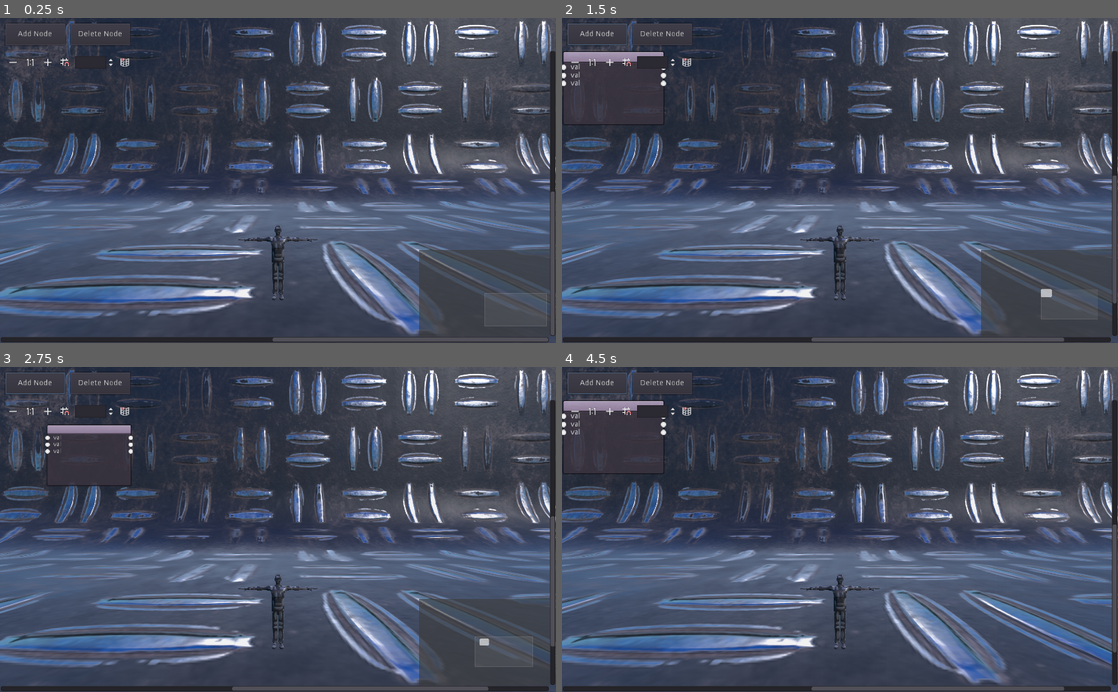
Above: before the commit, frames 1-4 (two rows, left to right).
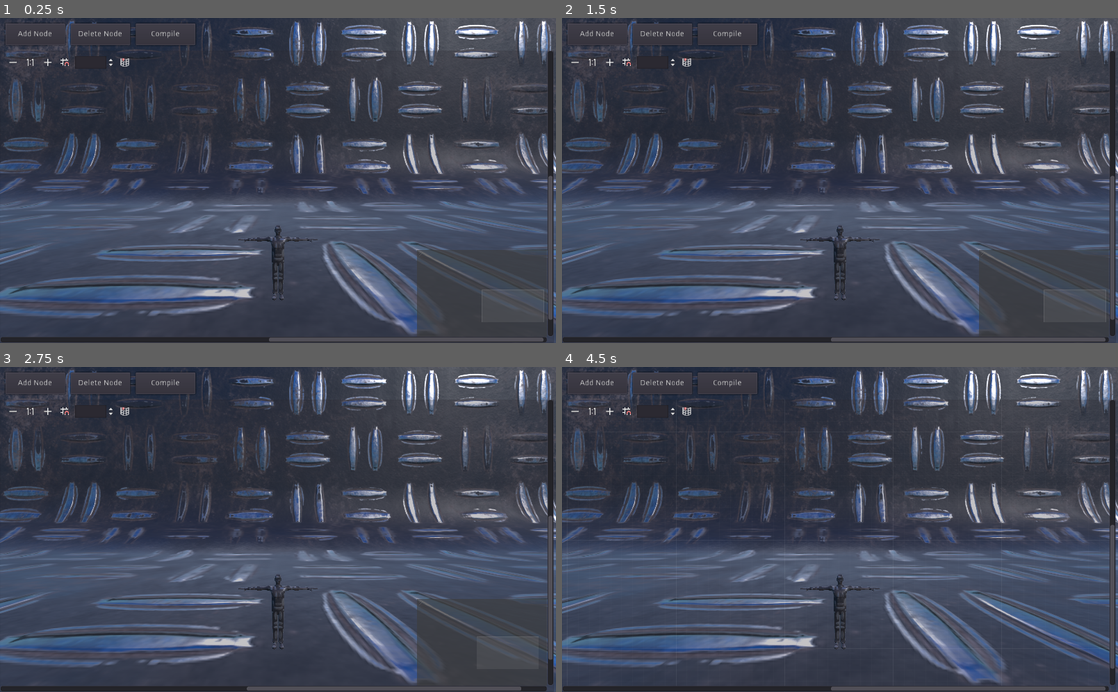
Above: after the commit, the same moments.

Repository: LAK132/GameGame
Game: Godot game, scene res://World.tscn
Same seed, same stepped clock (60 frames per second), same inputs: the game is played once before the commit and once after it.
Inputs (mouse positions are in pixels of both pictures, inside the frame that each line leads up to):
- Up to frame 1 (0.25 s): no input
- Up to frame 2 (1.5 s): click "Add Node" at 0.5 s; click (728, 34) at 1.25 s, where only the run after the commit has a clickable "Compile"
- Up to frame 3 (2.75 s): click (11, 412) at 2 s
- Up to frame 4 (4.5 s): click (612, 412) at 2.75 s; click (628, 412) at 3.5 s; click (684, 412) at 4.25 s

The runs differ from the first frame. In frame 1, 8.9% of the frame differs, in the area x 0-100%, y 1-100%; in frame 2, 9.9%; in frame 3, 9.7%; in frame 4, 11%.
Error after the commit: Parse Error: Too few arguments for "add_socket()" call. Expected at least 3. (res://nodeeditor/Node.gd:45)

Commit message:
Add nodes

Diff:
--- a/Godot/nodeeditor/NodeEditor.gd
+++ b/Godot/NodeEditor.gd
@@ -4,12 +4,9 @@
 
 func _ready():
 	graph_edit = get_child(0)
-	pass
-
-func _on_AddNode_pressed():
-	graph_edit.add_base()
-	pass # replace with function body
 
 func _on_DeleteNode_pressed():
 	graph_edit.remove_selected()
-	pass # replace with function body
+
+func _on_Compile_pressed():
+	graph_edit.compile()
--- /dev/null
+++ b/Godot/NodeEditor.tscn
@@ -0,0 +1,124 @@
+[gd_scene load_steps=4 format=2]
+
+[ext_resource path="res://NodeEditor.gd" type="Script" id=1]
+[ext_resource path="res://nodeeditor/Editor.tscn" type="PackedScene" id=2]
+
+[sub_resource type="GDScript" id=1]
+
+script/source = "extends MenuButton
+
+var popup
+var editor
+
+func _ready():
+	editor = get_node(\"../GraphEdit\")
+	popup = get_popup()
+	popup.add_item(\"Add\", 0)
+	popup.add_item(\"Subtract\", 1)
+	popup.add_item(\"Multiply\", 2)
+	popup.add_item(\"Divide\", 3)
+	popup.add_item(\"Switch\", 4)
+	popup.connect(\"id_pressed\", self, \"_on_item_pressed\")
+
+func _on_item_pressed(ID):
+	editor.add_node(ID)
+"
+
+[node name="NodeEditor" type="CanvasLayer" index="0"]
+
+layer = 1
+offset = Vector2( 0, 0 )
+rotation = 0.0
+scale = Vector2( 1, 1 )
+transform = Transform2D( 1, 0, 0, 1, 0, 0 )
+script = ExtResource( 1 )
+
+[node name="GraphEdit" parent="." index="0" instance=ExtResource( 2 )]
+
+anchor_right = 1.0
+anchor_bottom = 1.0
+margin_top = 60.0
+margin_right = -4.0
+margin_bottom = 0.0
+_sections_unfolded = [ "Anchor", "Visibility" ]
+
+[node name="DeleteNode" type="Button" parent="." index="1"]
+
+anchor_left = 0.0
+anchor_top = 0.0
+anchor_right = 0.0
+anchor_bottom = 0.0
+margin_left = 130.0
+margin_top = 10.0
+margin_right = 240.0
+margin_bottom = 50.0
+rect_pivot_offset = Vector2( 0, 0 )
+rect_clip_content = false
+focus_mode = 2
+mouse_filter = 0
+mouse_default_cursor_shape = 0
+size_flags_horizontal = 1
+size_flags_vertical = 1
+toggle_mode = false
+enabled_focus_mode = 2
+shortcut = null
+group = null
+text = "Delete Node"
+flat = false
+align = 1
+
+[node name="AddNodeMenu" type="MenuButton" parent="." index="2"]
+
+anchor_left = 0.0
+anchor_top = 0.0
+anchor_right = 0.0
+anchor_bottom = 0.0
+margin_left = 10.0
+margin_top = 10.0
+margin_right = 120.0
+margin_bottom = 50.0
+rect_pivot_offset = Vector2( 0, 0 )
+rect_clip_content = false
+mouse_filter = 0
+mouse_default_cursor_shape = 0
+size_flags_horizontal = 1
+size_flags_vertical = 1
+toggle_mode = false
+action_mode = 0
+enabled_focus_mode = 0
+shortcut = null
+group = null
+text = "Add Node"
+flat = false
+align = 1
+items = [  ]
+script = SubResource( 1 )
+
+[node name="Compile" type="Button" parent="." index="3"]
+
+anchor_left = 0.0
+anchor_top = 0.0
+anchor_right = 0.0
+anchor_bottom = 0.0
+margin_left = 250.0
+margin_top = 10.0
+margin_right = 360.0
+margin_bottom = 50.0
+rect_pivot_offset = Vector2( 0, 0 )
+rect_clip_content = false
+focus_mode = 2
+mouse_filter = 0
+mouse_default_cursor_shape = 0
+size_flags_horizontal = 1
+size_flags_vertical = 1
+toggle_mode = false
+enabled_focus_mode = 2
+shortcut = null
+group = null
+text = "Compile"
+flat = false
+align = 1
+
+[connection signal="pressed" from="DeleteNode" to="." method="_on_DeleteNode_pressed"]
+
+[connection signal="pressed" from="Compile" to="." method="_on_Compile_pressed"]
--- a/Godot/World.tscn
+++ b/Godot/World.tscn
@@ -1,34 +1,11 @@
-[gd_scene load_steps=6 format=2]
+[gd_scene load_steps=5 format=2]
 
-[ext_resource path="res://nodeeditor/NodeEditor.tscn" type="PackedScene" id=1]
+[ext_resource path="res://NodeEditor.tscn" type="PackedScene" id=1]
 [ext_resource path="res://models/active/moonman.obj" type="ArrayMesh" id=2]
 [ext_resource path="res://materials/ThreadPlateFloor.tres" type="Material" id=3]
 [ext_resource path="res://models/static/plane.obj" type="ArrayMesh" id=4]
 
-[sub_resource type="GDScript" id=1]
-
-script/source = "extends Node
-
-# class member variables go here, for example:
-# var a = 2
-# var b = \"textvar\"
-
-func _ready():
-	# Called every time the node is added to the scene.
-	# Initialization here
-	pass
-
-
-
-#func _process(delta):
-#	# Called every frame. Delta is time since last frame.
-#	# Update game logic here.
-#	pass
-"
-
 [node name="World" type="Node"]
-
-script = SubResource( 1 )
 
 [node name="DirectionalLight" type="DirectionalLight" parent="." index="0"]
 
--- a/Godot/nodeeditor/GraphEdit.gd
+++ b/Godot/nodeeditor/Editor.gd
@@ -16,7 +16,9 @@
 
 extends GraphEdit
 
-var node_res = preload("res://nodeeditor/GraphNode.tscn")
+onready var node_res = preload("res://nodeeditor/GraphNode.tscn") # old nodes
+onready var AddNode = preload("res://nodeeditor/types/Add.gd")
+
 var selected_node = null
 
 func _ready():
@@ -41,10 +43,47 @@
 				return con
 	return null
 
-func add_base():
-	var node = node_res.instance()
-	node.new_base()
+func add_node(ID):
+	var node = null
+	match ID:
+		0: #add
+			node = AddNode.new()
+		1: #subtract
+			node = node_res.instance()
+			node.new_subtract()
+		2: #multiply
+			node = node_res.instance()
+			node.new_multiply()
+		3: #divide
+			node = node_res.instance()
+			node.new_divide()
+		4: #power
+			node = node_res.instance()
+			node.new_power()
+		5: #switch
+			node = node_res.instance()
+			node.new_switch()
+		_: #default
+			node = node_res.instance()
+			node.new_base()
 	add_child(node)
+
+func compile():
+	pass
+	#var connections = get_connection_list()
+	#var nodes = Array()
+	#for con in connections:
+	#	if (not nodes.has(con.from)):
+	#		nodes.append(con.from)
+	#	if (not nodes.has(con.to)):
+	#		nodes.append(con.to)
+	#node_maker.make_graph(0, nodes.size(), connections.size())
+	#for i in range(0, nodes.size()):
+	#	node_maker.make_node(1, 1)
+	#	#node_maker.poll_node(i)
+	#for con in connections:
+	#	node_maker.make_link(nodes.find(con.from), con.from_port, nodes.find(con.to), con.to_port)
+	#node_maker.update_node(0)
 
 func _on_GraphEdit_node_selected(node):
 	selected_node = node
--- /dev/null
+++ b/Godot/nodeeditor/Editor.tscn
@@ -0,0 +1,37 @@
+[gd_scene load_steps=2 format=2]
+
+[ext_resource path="res://nodeeditor/NodeTree.gd" type="Script" id=1]
+
+[node name="GraphEdit" type="GraphEdit"]
+
+self_modulate = Color( 1, 1, 1, 0.281765 )
+anchor_left = 0.0
+anchor_top = 0.0
+anchor_right = 0.0
+anchor_bottom = 0.0
+margin_right = 1030.0
+margin_bottom = 600.0
+rect_pivot_offset = Vector2( 0, 0 )
+rect_clip_content = true
+focus_mode = 2
+mouse_filter = 0
+mouse_default_cursor_shape = 0
+size_flags_horizontal = 1
+size_flags_vertical = 1
+right_disconnects = true
+scroll_offset = Vector2( 0, 0 )
+snap_distance = 20
+use_snap = false
+zoom = 1.0
+script = ExtResource( 1 )
+_sections_unfolded = [ "Visibility" ]
+
+[connection signal="connection_request" from="." to="." method="_on_GraphEdit_connection_request"]
+
+[connection signal="delete_nodes_request" from="." to="." method="_on_GraphEdit_delete_nodes_request"]
+
+[connection signal="disconnection_request" from="." to="." method="_on_GraphEdit_disconnection_request"]
+
+[connection signal="duplicate_nodes_request" from="." to="." method="_on_GraphEdit_duplicate_nodes_request"]
+
+[connection signal="node_selected" from="." to="." method="_on_GraphEdit_node_selected"]
--- a/Godot/nodeeditor/GraphNode.gd
+++ b/Godot/nodeeditor/GraphNode.gd
@@ -5,16 +5,54 @@
 func _ready():
 	pass
 
-func add_slot(text, type, left, right, color):
-	set_slot(_curr_index, left, type, color, right, type, color)
+func add_slot(text, type, left, color):
+	set_slot(_curr_index, left, type, color, not left, type, color)
 	_curr_index+=1
-	var node = Label.new()
-	node.set_text(text)
-	add_child(node)
+	var label = Button.new()
+	var btn = Label.new()
+	btn.add_child(label)
+	label.set_text(text)
+	if left:
+		label.align = HALIGN_LEFT
+	else:
+		label.align = HALIGN_RIGHT
+	add_child(btn)
 	pass
 
 func new_base():
-	add_slot("val", 0, true, true, Color(1.0,1.0,1.0))
-	add_slot("val", 0, true, true, Color(1.0,1.0,1.0))
-	add_slot("val", 0, true, true, Color(1.0,1.0,1.0))
+	title = "Base"
+	add_slot("val", 0, true, Color(1.0,1.0,1.0))
+	add_slot("val", 0, true, Color(1.0,1.0,1.0))
+	add_slot("val", 0, true, Color(1.0,1.0,1.0))
 	pass
+
+func new_subtract():
+	title = "Subtract"
+	add_slot("A", 0, true, Color(1,1,1))
+	add_slot("B", 0, true, Color(1,1,1))
+	add_slot("-", 0, false, Color(1,1,1))
+
+func new_multiply():
+	title = "Multiply"
+	add_slot("A", 0, true, Color(1,1,1))
+	add_slot("B", 0, true, Color(1,1,1))
+	add_slot("*", 0, false, Color(1,1,1))
+
+func new_divide():
+	title = "Divide"
+	add_slot("A", 0, true, Color(1,1,1))
+	add_slot("B", 0, true, Color(1,1,1))
+	add_slot("/", 0, false, Color(1,1,1))
+
+func new_power():
+	title = "Power"
+	add_slot("A", 0, true, Color(1,1,1))
+	add_slot("B", 0, true, Color(1,1,1))
+	add_slot("^", 0, false, Color(1,1,1))
+
+func new_switch():
+	title = "Switch"
+	add_slot("A or B?", 0, true, Color(0.2,0.2,1))
+	add_slot("A", 0, true, Color(1,1,1))
+	add_slot("B", 0, true, Color(1,1,1))
+	add_slot("out", 0, false, Color(1,1,1))
--- a/Godot/nodeeditor/GraphNode.tscn
+++ b/Godot/nodeeditor/GraphNode.tscn
@@ -8,8 +8,8 @@
 anchor_top = 0.0
 anchor_right = 0.0
 anchor_bottom = 0.0
-margin_right = 190.0
-margin_bottom = 140.0
+margin_right = 110.0
+margin_bottom = 29.0
 rect_pivot_offset = Vector2( 0, 0 )
 rect_clip_content = false
 mouse_filter = 1
--- /dev/null
+++ b/Godot/nodeeditor/Link.gd
@@ -0,0 +1,32 @@
+extends Node
+
+#int, can get the actual resource from instance_from_id
+var from
+var to
+
+func _ready():
+	from = null
+	to = null
+
+func _notification(what):
+	if what == NOTIFICATION_PREDELETE:
+		# destruction of linked links is not handled by the engine
+		# so we have to do it manually here
+		remove_link()
+
+func remove_link():
+	if (from != null):
+		from.linked = false
+		from.link = null
+	if (to != null):
+		to.linked = false
+		to.link = null
+
+
+func init(from_socket, to_socket):
+	from = from_socket
+	from.link = self
+	from.linked = true
+	to = to_socket
+	to.link = self
+	to.linked = true
--- /dev/null
+++ b/Godot/nodeeditor/Node.gd
@@ -0,0 +1,73 @@
+extends GraphNode
+
+var socket_res = preload("res://nodeeditor/Socket.gd")
+
+var nodetree
+var inputs
+var outputs
+var updated
+
+var slot_count = 0
+
+func _ready():
+	inputs = Array()
+	outputs = Array()
+
+func _notification(what):
+	if what == NOTIFICATION_PREDELETE:
+		pass
+
+func init(nt):
+	nodetree = nt
+
+func insert_slot(index, type, color, isIn, obj):
+	slot_count+=1
+	for i in range(slot_count, index+1):
+		set_slot(i, is_slot_enabled_left(i), get_slot_type_left(i), get_slot_color_left(i),
+					is_slot_enabled_right(i), get_slot_type_right(i), get_slot_color_right(i))
+	set_slot(index, isIn, type, color, !isIn, type, color)
+	add_child(obj)
+	move_child(obj, index)
+
+func insert_socket(index, type, color, isIn, text = "Val"):
+	var sock = socket_res.new()
+	sock.init(type, self, isIn, text)
+	if (isIn):
+		inputs.insert(index, sock)
+	else:
+		outputs.insert(index-inputs.size(), sock)
+	insert_slot(index, type, color, isIn, sock)
+
+func add_socket(type, color, isIn, text = "Val"):
+	insert_socket(slot_count, type, color, isIn, text)
+
+func add_input(t):
+	add_socket(t, true)
+
+func add_output(t):
+	add_socket(t, false)
+
+func poll():
+	return false
+
+func update(force = false):
+	# check dependencies
+	var inputchanged = false
+	if (!updated): # prevent parent nodes from polling this node again
+		updated = true
+		for i in inputs:
+			if (i.linked):
+				i.link.from.node.update()
+				inputchanged = inputchanged || i.link.from.updated
+			else:
+				inputchanged = inputchanged || i.updated
+	# cascade
+	var outputchanged = false
+	if (inputchanged || force): # if input updated
+		if (poll(force)): # if output updated
+			outputchanged = true;
+			for o in outputs:
+				if (o.linked && o.updated):
+					o.link.to.node.update()
+	updated = false
+	return outputchanged
--- a/Godot/nodeeditor/NodeEditor.tscn
+++ /dev/null
@@ -1,102 +0,0 @@
-[gd_scene load_steps=3 format=2]
-
-[ext_resource path="res://nodeeditor/NodeEditor.gd" type="Script" id=1]
-[ext_resource path="res://nodeeditor/GraphEdit.gd" type="Script" id=2]
-
-[node name="NodeEditor" type="CanvasLayer" index="0"]
-
-layer = 1
-offset = Vector2( 0, 0 )
-rotation = 0.0
-scale = Vector2( 1, 1 )
-transform = Transform2D( 1, 0, 0, 1, 0, 0 )
-script = ExtResource( 1 )
-
-[node name="GraphEdit" type="GraphEdit" parent="." index="0"]
-
-self_modulate = Color( 1, 1, 1, 0.0607843 )
-anchor_left = 0.0
-anchor_top = 0.0
-anchor_right = 0.0
-anchor_bottom = 0.0
-margin_top = 60.0
-margin_right = 1024.0
-margin_bottom = 600.0
-rect_pivot_offset = Vector2( 0, 0 )
-rect_clip_content = true
-focus_mode = 2
-mouse_filter = 0
-mouse_default_cursor_shape = 0
-size_flags_horizontal = 1
-size_flags_vertical = 1
-right_disconnects = true
-scroll_offset = Vector2( 0, 0 )
-snap_distance = 20
-use_snap = false
-zoom = 1.0
-script = ExtResource( 2 )
-_sections_unfolded = [ "Visibility" ]
-
-[node name="AddNode" type="Button" parent="." index="1"]
-
-anchor_left = 0.0
-anchor_top = 0.0
-anchor_right = 0.0
-anchor_bottom = 0.0
-margin_left = 10.0
-margin_top = 10.0
-margin_right = 120.0
-margin_bottom = 50.0
-rect_pivot_offset = Vector2( 0, 0 )
-rect_clip_content = false
-focus_mode = 2
-mouse_filter = 0
-mouse_default_cursor_shape = 0
-size_flags_horizontal = 1
-size_flags_vertical = 1
-toggle_mode = false
-enabled_focus_mode = 2
-shortcut = null
-group = null
-text = "Add Node"
-flat = false
-align = 1
-
-[node name="DeleteNode" type="Button" parent="." index="2"]
-
-anchor_left = 0.0
-anchor_top = 0.0
-anchor_right = 0.0
-anchor_bottom = 0.0
-margin_left = 130.0
-margin_top = 10.0
-margin_right = 240.0
-margin_bottom = 50.0
-rect_pivot_offset = Vector2( 0, 0 )
-rect_clip_content = false
-focus_mode = 2
-mouse_filter = 0
-mouse_default_cursor_shape = 0
-size_flags_horizontal = 1
-size_flags_vertical = 1
-toggle_mode = false
-enabled_focus_mode = 2
-shortcut = null
-group = null
-text = "Delete Node"
-flat = false
-align = 1
-
-[connection signal="connection_request" from="GraphEdit" to="GraphEdit" method="_on_GraphEdit_connection_request"]
-
-[connection signal="delete_nodes_request" from="GraphEdit" to="GraphEdit" method="_on_GraphEdit_delete_nodes_request"]
-
-[connection signal="disconnection_request" from="GraphEdit" to="GraphEdit" method="_on_GraphEdit_disconnection_request"]
-
-[connection signal="duplicate_nodes_request" from="GraphEdit" to="GraphEdit" method="_on_GraphEdit_duplicate_nodes_request"]
-
-[connection signal="node_selected" from="GraphEdit" to="GraphEdit" method="_on_GraphEdit_node_selected"]
-
-[connection signal="pressed" from="AddNode" to="." method="_on_AddNode_pressed"]
-
-[connection signal="pressed" from="DeleteNode" to="." method="_on_DeleteNode_pressed"]
--- /dev/null
+++ b/Godot/nodeeditor/NodeTree.gd
@@ -0,0 +1,117 @@
+# WARNING: the code that follows will make you cry; a safety pig is provided below for your benefit.
+#
+#  _._ _..._ .-',     _.._(`))
+# '-. `     '  /-._.-'    ',/
+#    )         \            '.
+#   / _    _    |             \
+#  |  a    a    /              |
+#  \   .-.                     ;
+#   '-('' ).-'       ,'       ;
+#      '-;           |      .'
+#         \           \    /
+#         | 7  .__  _.-\   \
+#         | |  |  ``/  /`  /
+#        /,_|  |   /,_/   /
+#           /,_/      '`-'
+
+extends GraphEdit
+
+onready var AddNode = preload("res://nodeeditor/types/Add.gd")
+onready var SubNode = preload("res://nodeeditor/types/Subtract.gd")
+onready var MulNode = preload("res://nodeeditor/types/Multiply.gd")
+onready var DivNode = preload("res://nodeeditor/types/Divide.gd")
+onready var SwtNode = preload("res://nodeeditor/types/Switch.gd")
+
+onready var link_res = preload("res://nodeeditor/Link.gd")
+
+var nodes
+var links
+var selected_node = null
+
+func _ready():
+	nodes = Array()
+	links = Array()
+
+func _notification(what):
+	if what == NOTIFICATION_PREDELETE:
+		pass
+
+func _on_GraphEdit_node_selected(node):
+	selected_node = node
+	print(node)
+
+func _on_GraphEdit_delete_nodes_request():
+	print("delete req")
+	remove_selected()
+
+func _on_GraphEdit_connection_request(from, from_port, to, to_port):
+	print("connect req")
+	add_link(from, from_port, to, to_port)
+
+func _on_GraphEdit_disconnection_request(from, from_port, to, to_port):
+	print("disconnect req")
+	remove_link(from, from_port, to, to_port)
+
+func _on_GraphEdit_duplicate_nodes_request():
+	print("duplicate req")
+
+func add_node(ID):
+	var node = null
+	match ID:
+		0: #add
+			node = AddNode.new()
+		1: #subtract
+			node = SubNode.new()
+		2: #multiply
+			node = MulNode.new()
+		3: #divide
+			node = DivNode.new()
+		4: #switch
+			node = SwtNode.new()
+	if (node != null):
+		node.init(self)
+		nodes.append(node)
+		add_child(node)
+
+func remove_selected():
+	for n in nodes:
+		if (n.selected):
+			for con in get_connection_list():
+				if (n.name == con.to || n.name == con.from):
+					remove_link(con.from, con.from_port, con.to, con.to_port)
+			nodes.erase(n)
+			remove_child(n)
+			n.queue_free()
+
+func add_link(from, from_port, to, to_port):
+	if (from == to):
+		return
+	var to_node = find_node(to, false, false)
+	var to_socket = to_node.inputs[to_port]
+	if (to_socket.linked):
+		for con in get_connection_list():
+			if (con.to == to):
+					remove_link(con.from, con.from_port, con.to, con.to_port)
+	var from_node = find_node(from, false, false)
+	var from_socket = from_node.outputs[from_port]
+	var link = link_res.new()
+	link.init(from_socket, to_socket)
+	links.append(link)
+	connect_node(from, from_port, to, to_port)
+	to_node.update(true)
+
+func remove_link(from, from_port, to, to_port):
+	var from_node = find_node(from, false, false)
+	var from_socket = from_node.outputs[from_port]
+	var to_node = find_node(to, false, false)
+	var to_socket = to_node.inputs[to_port]
+	for link in links:
+		if (link.from == from_socket && link.to == to_socket):
+			links.erase(link)
+			link.queue_free()
+	disconnect_node(from, from_port, to, to_port)
+
+func update(force = false):
+	for n in nodes:
+		n.updated = n.updated && !force
+		n.update()
--- /dev/null
+++ b/Godot/nodeeditor/Socket.gd
@@ -0,0 +1,50 @@
+extends Label
+
+var link_res = preload("res://nodeeditor/Link.gd")
+
+var type
+var color
+
+var node = null
+var link = null
+var input = null
+var linked = false
+var updated = false
+
+var data = null
+
+func _ready():
+	pass
+
+func _notification(what):
+	if what == NOTIFICATION_PREDELETE:
+		# destruction of linked links is not handled by the engine
+		# so we have to do it manually here
+		# node.nodetree.remove_link(link)
+		if (linked):
+			link.remove_link()
+
+func init(ty, n, isIn, text):
+	type = ty
+	node = n
+	input = isIn
+	set_text(text)
+	if (isIn):
+		align = HALIGN_LEFT
+	else:
+		align = HALIGN_RIGHT
+
+func add_link(other_socket):
+	if(input == other_socket.input):
+		return
+	link = link_res.new()
+	if(input):
+		link.init(other_socket, self)
+	else:
+		link.init(self, other_socket)
+
+func get_data():
+	if (linked):
+		if (input):
+			return link.from.data
+	return data
--- /dev/null
+++ b/Godot/nodeeditor/types/Add.gd
@@ -0,0 +1,32 @@
+extends "res://nodeeditor/Node.gd"
+
+func _ready():
+	title = "Add"
+	add_socket(TYPE_INT, Color(0,1,0), true, "A")
+	add_socket(TYPE_INT, Color(0,1,0), true, "B")
+	add_socket(TYPE_INT, Color(0,1,0), false, "A+B")
+	inputs[0].data = 1
+	inputs[1].data = 1
+	poll(true)
+
+func poll(force = false):
+	for o in outputs:
+		o.updated = false
+	var inputchanged = false
+	for i in inputs:
+		if i.linked:
+			inputchanged = inputchanged || i.link.from.updated
+		else:
+			inputchanged = inputchanged || i.updated
+		if (inputchanged):
+			pass
+	var outputchanged = false
+	if (inputchanged || force): # recalculate outputs
+		outputs[0].data = inputs[0].get_data() + inputs[1].get_data()
+		outputs[0].set_text(String(outputs[0].data))
+		outputs[0].updated = true
+		outputchanged = true
+	print(get_instance_id())
+	for o in outputs:
+		print(o.data)
+	return outputchanged
--- /dev/null
+++ b/Godot/nodeeditor/types/Divide.gd
@@ -0,0 +1,33 @@
+extends "res://nodeeditor/Node.gd"
+
+func _ready():
+	title = "Divide"
+	add_socket(TYPE_INT, Color(0,1,0), true, "A")
+	add_socket(TYPE_INT, Color(0,1,0), true, "B")
+	add_socket(TYPE_INT, Color(0,1,0), false, "A/B")
+	inputs[0].data = 1
+	inputs[1].data = 1
+	poll(true)
+
+func poll(force = false):
+	for o in outputs:
+		o.updated = false
+	var inputchanged = false
+	for i in inputs:
+		if i.linked:
+			inputchanged = inputchanged || i.link.from.updated
+		else:
+			inputchanged = inputchanged || i.updated
+		if (inputchanged):
+			pass
+	var outputchanged = false
+	if (inputchanged || force): # recalculate outputs
+		if (inputs[1].get_data() != 0):
+			outputs[0].data = inputs[0].get_data() / inputs[1].get_data()
+			outputs[0].set_text(String(outputs[0].data))
+			outputs[0].updated = true
+			outputchanged = true
+	print(get_instance_id())
+	for o in outputs:
+		print(o.data)
+	return outputchanged
--- /dev/null
+++ b/Godot/nodeeditor/types/Math.gd
@@ -0,0 +1,32 @@
+extends "res://nodeeditor/Node.gd"
+
+func _ready():
+	title = "Math"
+	add_socket(TYPE_INT, Color(0,1,0), true, "A")
+	add_socket(TYPE_INT, Color(0,1,0), true, "B")
+	add_socket(TYPE_INT, Color(0,1,0), false, "A+B")
+	inputs[0].data = 1
+	inputs[1].data = 1
+	poll(true)
+
+func poll(force = false):
+	for o in outputs:
+		o.updated = false
+	var inputchanged = false
+	for i in inputs:
+		if i.linked:
+			inputchanged = inputchanged || i.link.from.updated
+		else:
+			inputchanged = inputchanged || i.updated
+		if (inputchanged):
+			pass
+	var outputchanged = false
+	if (inputchanged || force): # recalculate outputs
+		outputs[0].data = inputs[0].get_data() + inputs[1].get_data()
+		outputs[0].set_text(String(outputs[0].data))
+		outputs[0].updated = true
+		outputchanged = true
+	print(get_instance_id())
+	for o in outputs:
+		print(o.data)
+	return outputchanged
--- /dev/null
+++ b/Godot/nodeeditor/types/Multiply.gd
@@ -0,0 +1,32 @@
+extends "res://nodeeditor/Node.gd"
+
+func _ready():
+	title = "Multiply"
+	add_socket(TYPE_INT, Color(0,1,0), true, "A")
+	add_socket(TYPE_INT, Color(0,1,0), true, "B")
+	add_socket(TYPE_INT, Color(0,1,0), false, "A*B")
+	inputs[0].data = 1
+	inputs[1].data = 1
+	poll(true)
+
+func poll(force = false):
+	for o in outputs:
+		o.updated = false
+	var inputchanged = false
+	for i in inputs:
+		if i.linked:
+			inputchanged = inputchanged || i.link.from.updated
+		else:
+			inputchanged = inputchanged || i.updated
+		if (inputchanged):
+			pass
+	var outputchanged = false
+	if (inputchanged || force): # recalculate outputs
+		outputs[0].data = inputs[0].get_data() * inputs[1].get_data()
+		outputs[0].set_text(String(outputs[0].data))
+		outputs[0].updated = true
+		outputchanged = true
+	print(get_instance_id())
+	for o in outputs:
+		print(o.data)
+	return outputchanged
--- /dev/null
+++ b/Godot/nodeeditor/types/Subtract.gd
@@ -0,0 +1,32 @@
+extends "res://nodeeditor/Node.gd"
+
+func _ready():
+	title = "Subtract"
+	add_socket(TYPE_INT, Color(0,1,0), true, "A")
+	add_socket(TYPE_INT, Color(0,1,0), true, "B")
+	add_socket(TYPE_INT, Color(0,1,0), false, "A-B")
+	inputs[0].data = 1
+	inputs[1].data = 1
+	poll(true)
+
+func poll(force = false):
+	for o in outputs:
+		o.updated = false
+	var inputchanged = false
+	for i in inputs:
+		if i.linked:
+			inputchanged = inputchanged || i.link.from.updated
+		else:
+			inputchanged = inputchanged || i.updated
+		if (inputchanged):
+			pass
+	var outputchanged = false
+	if (inputchanged || force): # recalculate outputs
+		outputs[0].data = inputs[0].get_data() - inputs[1].get_data()
+		outputs[0].set_text(String(outputs[0].data))
+		outputs[0].updated = true
+		outputchanged = true
+	print(get_instance_id())
+	for o in outputs:
+		print(o.data)
+	return outputchanged
--- /dev/null
+++ b/Godot/nodeeditor/types/Switch.gd
@@ -0,0 +1,37 @@
+extends "res://nodeeditor/Node.gd"
+
+func _ready():
+	title = "Switch"
+	add_socket(TYPE_BOOL, Color(0,0,1), true, "If")
+	add_socket(TYPE_INT, Color(0,1,0), true, "True")
+	add_socket(TYPE_INT, Color(0,1,0), true, "False")
+	add_socket(TYPE_INT, Color(0,1,0), false, "Out")
+	inputs[0].data = true
+	inputs[1].data = 1
+	inputs[2].data = 1
+	poll(true)
+
+func poll(force = false):
+	for o in outputs:
+		o.updated = false
+	var inputchanged = false
+	for i in inputs:
+		if i.linked:
+			inputchanged = inputchanged || i.link.from.updated
+		else:
+			inputchanged = inputchanged || i.updated
+		if (inputchanged):
+			pass
+	var outputchanged = false
+	if (inputchanged || force): # recalculate outputs
+		if (inputs[0]):
+			outputs[0].data = inputs[1].get_data()
+		else:
+			outputs[0].data = inputs[2].get_data()
+		outputs[0].set_text(String(outputs[0].data))
+		outputs[0].updated = true
+		outputchanged = true
+	print(get_instance_id())
+	for o in outputs:
+		print(o.data)
+	return outputchanged
Not shown, added: Godot/bin/NodeMaker.gdns
